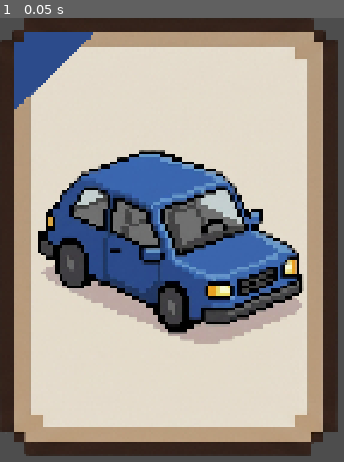
Above: before the commit, frame 1.
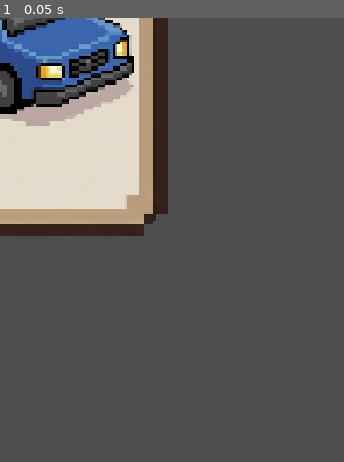
Above: after the commit, the same moment.

Repository: Matthh-hmv/logica-verde
Game: Godot game, scene res://cenas/carta_base.tscn
The game is run twice, just before and just after one commit, with the same random seed, the same clock (stepped at 60 frames per second) and the same inputs. The project has no main scene, so this scene is started directly.
Inputs:
- Up to frame 1 (0.05 s): no input

The runs differ from the first frame. In frame 1, 87% of the frame differs, in the area x 0-99%, y 0-99%.

Commit message:
Criação dos popups
Começo da criação dos popups e configuração dos mesmos.

Diff:
--- a/cenas/carta_base.tscn
+++ b/cenas/carta_base.tscn
@@ -72,7 +72,6 @@
 }
 
 [node name="CartaBase" type="Area2D" unique_id=1900686051]
-position = Vector2(405, 525)
 script = ExtResource("1_11otk")
 
 [node name="Colisão" type="CollisionShape2D" parent="." unique_id=1451870887]
--- /dev/null
+++ b/cenas/pop_up.tscn
@@ -0,0 +1,38 @@
+[gd_scene format=3 uid="uid://cypxggvp73t1t"]
+
+[ext_resource type="Script" uid="uid://dr0ar2pkb65me" path="res://scripts/pop_up_objetos.gd" id="1_wi5jm"]
+[ext_resource type="Texture2D" uid="uid://6gqkv4sxvffm" path="res://Assets/Fundos e telas/tela_preta_1920x1080.png" id="2_fy1y3"]
+[ext_resource type="Texture2D" uid="uid://cvqqpboe47sl7" path="res://Assets/ui/Popup Jogo da memória.png" id="3_o5fxh"]
+[ext_resource type="Texture2D" uid="uid://ds4btiht56xvc" path="res://Assets/Objetos/carro.png" id="4_38606"]
+[ext_resource type="Texture2D" uid="uid://btreccdgvv403" path="res://Assets/Objetos/textos_popup/texto_carro.png" id="5_cjl2n"]
+
+[sub_resource type="Animation" id="Animation_wi5jm"]
+resource_name = "abrirPopUp"
+step = 0.1
+
+[sub_resource type="AnimationLibrary" id="AnimationLibrary_fy1y3"]
+_data = {
+&"abrirPopUp": SubResource("Animation_wi5jm")
+}
+
+[node name="PopUP" type="Area2D" unique_id=873226036]
+script = ExtResource("1_wi5jm")
+
+[node name="Fundo" type="Sprite2D" parent="." unique_id=1368007168]
+position = Vector2(961, 542)
+texture = ExtResource("2_fy1y3")
+
+[node name="PopUp" type="Sprite2D" parent="." unique_id=68945529]
+position = Vector2(960, 435)
+texture = ExtResource("3_o5fxh")
+
+[node name="Objeto" type="Sprite2D" parent="." unique_id=674993365]
+position = Vector2(960, 435)
+texture = ExtResource("4_38606")
+
+[node name="Texto" type="Sprite2D" parent="." unique_id=1288942425]
+position = Vector2(960, 925)
+texture = ExtResource("5_cjl2n")
+
+[node name="AnimationPlayer" type="AnimationPlayer" parent="." unique_id=1079725971]
+libraries/ = SubResource("AnimationLibrary_fy1y3")
--- /dev/null
+++ b/scripts/pop_up_objetos.gd
@@ -0,0 +1,9 @@
+extends Area2D
+
+var listaObjetosNaoRenovaveis:Dictionary = {
+	0: "res://Assets/Objetos/carro.png",
+	1: "res://Assets/Objetos/copo_plastico.png",
+	2: "res://Assets/Objetos/Garrafa_de_agua_de_plastico.png",
+	3: "res://Assets/Objetos/Moto.png",
+	4: "res://Assets/Objetos/sacola_de_plastico.png"
+}
Binary file added: Assets/Fundos e telas/tela_preta_1920x1080.png
Not shown, added: Assets/Fundos e telas/tela_preta_1920x1080.png.import
Binary file removed: Assets/Objetos/Garrafa de agua de plastico.png
Binary file added: Assets/Objetos/Garrafa_de_agua_de_plastico.png
Not shown, added: Assets/Objetos/Garrafa_de_agua_de_plastico.png.import
Binary file changed: Assets/Objetos/Moto.png
Not shown, changed: Assets/Objetos/Moto.png.import
Binary file changed: Assets/Objetos/bicicleta.png
Not shown, changed: Assets/Objetos/bicicleta.png.import
Binary file changed: Assets/Objetos/caneca.png
Not shown, changed: Assets/Objetos/caneca.png.import
Binary file changed: Assets/Objetos/carro.png
(and 34 more such lines)
